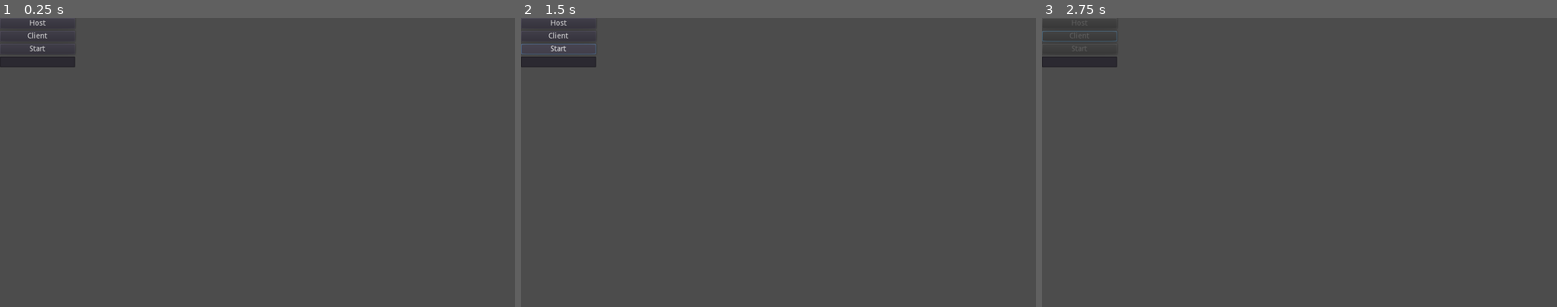
Above: before the commit, frames 1-3 (left to right).
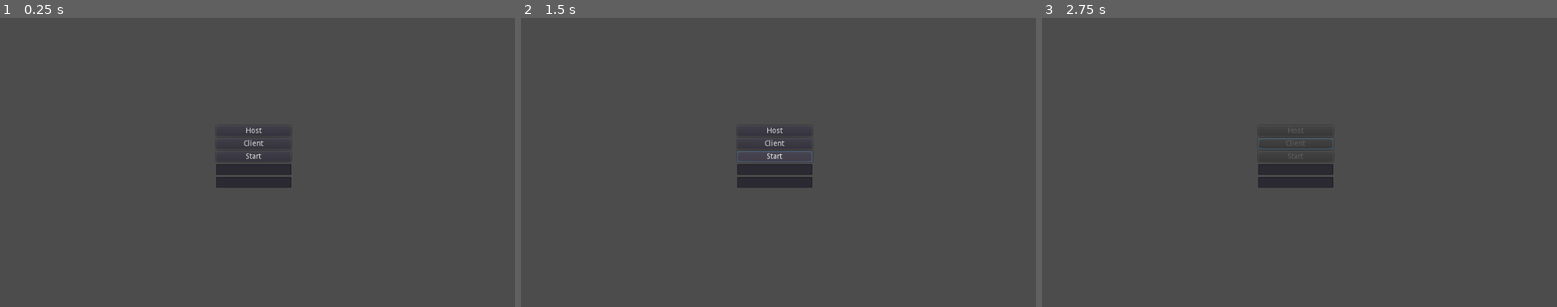
Above: after the commit, the same moments.

Repository: aqk/2d-lighting
Game: Godot game, scene res://main.tscn
Same seed, same stepped clock (60 frames per second), same inputs: the game is played once before the commit and once after it.
Inputs:
- Up to frame 1 (0.25 s): no input
- Up to frame 2 (1.5 s): click "Start" at 0.5 s; click "Start" at 1.25 s
- Up to frame 3 (2.75 s): click "Client" at 2 s

The runs differ from the first frame. In frame 1, 1.9% of the frame differs, in the area x 0-57%, y 0-59%; in frame 2, 2.0%; in frame 3, 1.7%.

Commit message:
improve game start menu

Diff:
--- a/prong/Menu.tscn
+++ b/prong/Menu.tscn
@@ -1,15 +1,18 @@
-[gd_scene load_steps=4 format=2]
+[gd_scene load_steps=5 format=2]
 
 [ext_resource path="res://Menu.gd" type="Script" id=1]
 [ext_resource path="res://Network.gd" type="Script" id=2]
 [ext_resource path="res://IPAddrTextEdit.gd" type="Script" id=3]
+[ext_resource path="res://NameTextEdit.gd" type="Script" id=4]
 
 [node name="Menu" type="Control"]
 script = ExtResource( 1 )
 
 [node name="VBoxContainer" type="VBoxContainer" parent="."]
-margin_right = 140.0
-margin_bottom = 104.0
+margin_left = 403.0
+margin_top = 201.0
+margin_right = 543.0
+margin_bottom = 332.0
 
 [node name="Host" type="Button" parent="VBoxContainer"]
 margin_right = 140.0
@@ -33,7 +36,18 @@
 margin_right = 140.0
 margin_bottom = 92.0
 rect_min_size = Vector2( 100, 20 )
+rect_pivot_offset = Vector2( 86, 14 )
+hint_tooltip = "Server IP Address"
 script = ExtResource( 3 )
+
+[node name="NameTextEdit" type="TextEdit" parent="VBoxContainer"]
+margin_top = 96.0
+margin_right = 140.0
+margin_bottom = 116.0
+rect_min_size = Vector2( 100, 20 )
+rect_pivot_offset = Vector2( 86, 14 )
+hint_tooltip = "Player Handle"
+script = ExtResource( 4 )
 
 [node name="Network" type="Node" parent="."]
 script = ExtResource( 2 )
--- /dev/null
+++ b/prong/NameTextEdit.gd
@@ -0,0 +1,18 @@
+extends TextEdit
+
+
+# Declare member variables here. Examples:
+# var a = 2
+# var b = "text"
+
+
+# Called when the node enters the scene tree for the first time.
+func _ready():
+	pass # Replace with function body.
+
+# Called every frame. 'delta' is the elapsed time since the previous frame.
+#func _process(delta):
+#	pass
+
+func _input(event):
+	$"../../Network".player_name = text
--- a/prong/Network.gd
+++ b/prong/Network.gd
@@ -4,6 +4,7 @@
 
 var server_port = 25555
 export var ip_address = '127.0.0.1'
+export var player_name = "Fred"
 
 var peer := NetworkedMultiplayerENet.new()
 var player_info = {}
@@ -80,7 +81,7 @@
 	print_debug("Player Connected: %s" % player_id)
 	var my_player_info = {
 		"player_id": get_tree().get_network_unique_id(),
-		"player_name": "Fred"
+		"player_name": player_name
 	}
 
 	if get_tree().get_network_unique_id() == 1:
